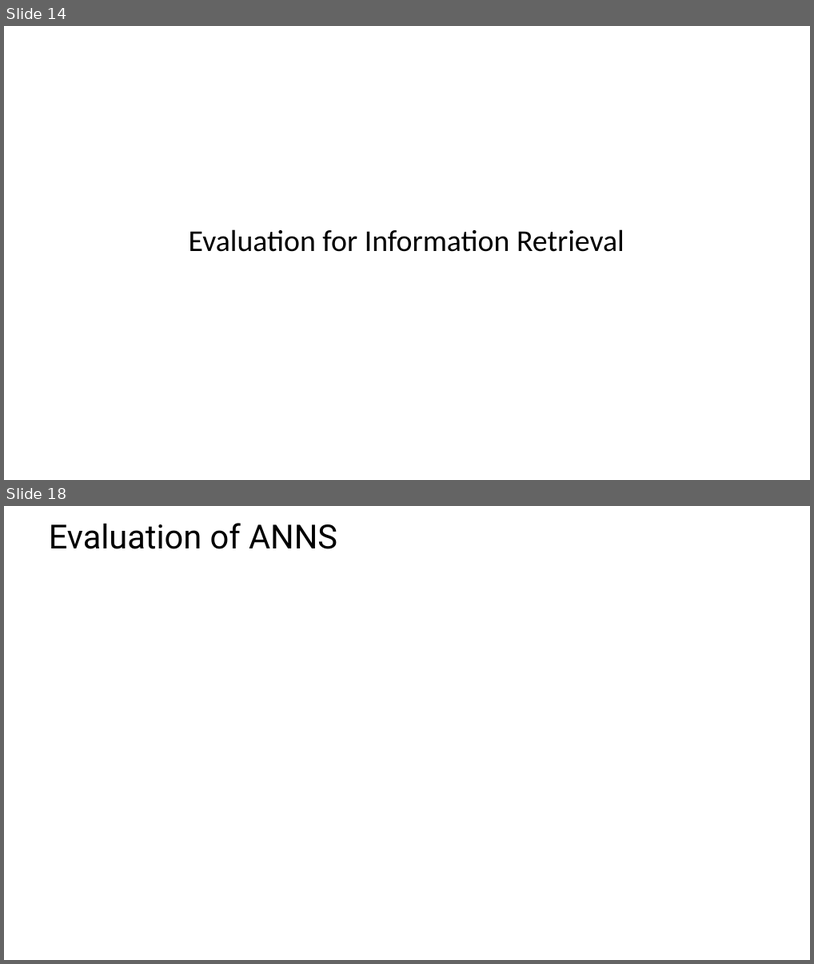
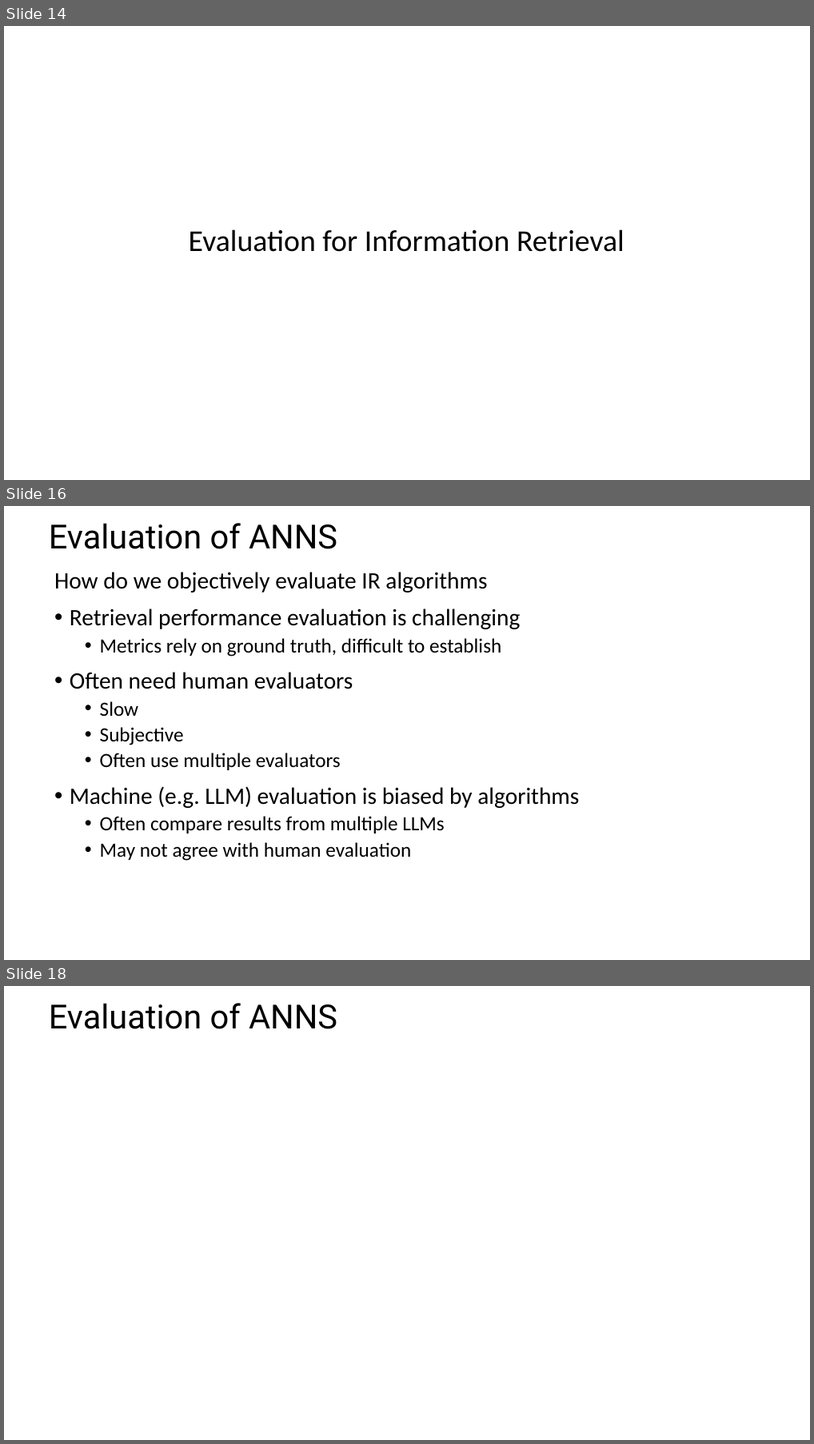
Before and after one commit to harelgabainew/school1, a slide deck: slides/6_InformationRetrievalSearch.pptx. Shown one above the other, each under a label of ours: slides 14 and 18 before the commit, slides 14, 16 and 18 after it; the slides between them are not shown. The pictures are 814x964 and 814x1444 pixels, drawn with LibreOffice and Linux fonts; fonts in the diff are those of the drawing; grey boxes stand for pictures. Boxes give left, top, right and bottom in pixels: in the first picture for what was removed or moved away, otherwise in the second. Text is boxed around its words. In the diff, an @@ line names an element or a change of style, - is before the commit and + after.

```diff
--- a/slides/6_InformationRetrievalSearch.pptx
+++ b/slides/6_InformationRetrievalSearch.pptx
@@ slide 16 added at (4, 506, 810, 960), background #FFFFFF @@
@@ title added at (49, 523, 338, 549), 39.6 pt, text #000000 @@
+Evaluation of ANNS
@@ text added at (54, 572, 579, 860), 28 pt, text #000000 @@
+How do we objectively evaluate IR algorithms
+• Retrieval performance evaluation is challenging
+  • Metrics rely on ground truth, difficult to establish
+• Often need human evaluators
+  • Slow
+  • Subjective
+  • Often use multiple evaluators
+• Machine (e.g. LLM) evaluation is biased by algorithms
+  • Often compare results from multiple LLMs
+  • May not agree with human evaluation
```
Also in this commit, not shown: 4 slides changed, 1 other slide added.
